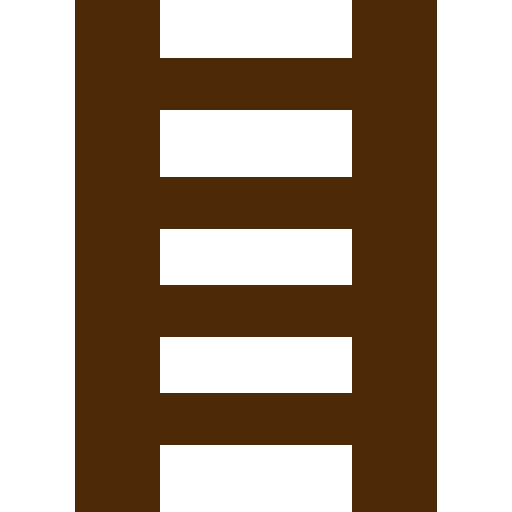
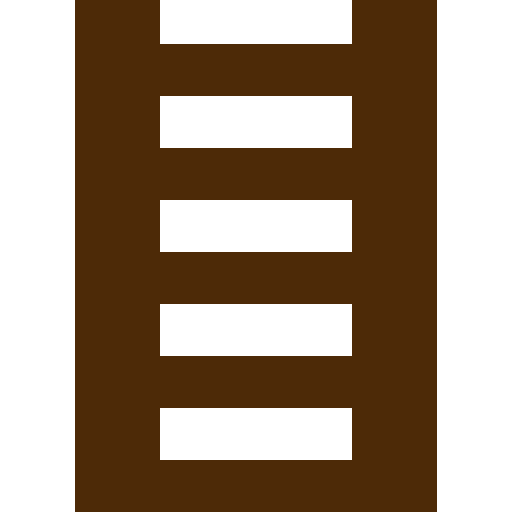
Two versions of the same layered image (512px x 512px). Layer-by-layer changes:
painted on "Arrière-plan" over (160, 44, 352, 512)
